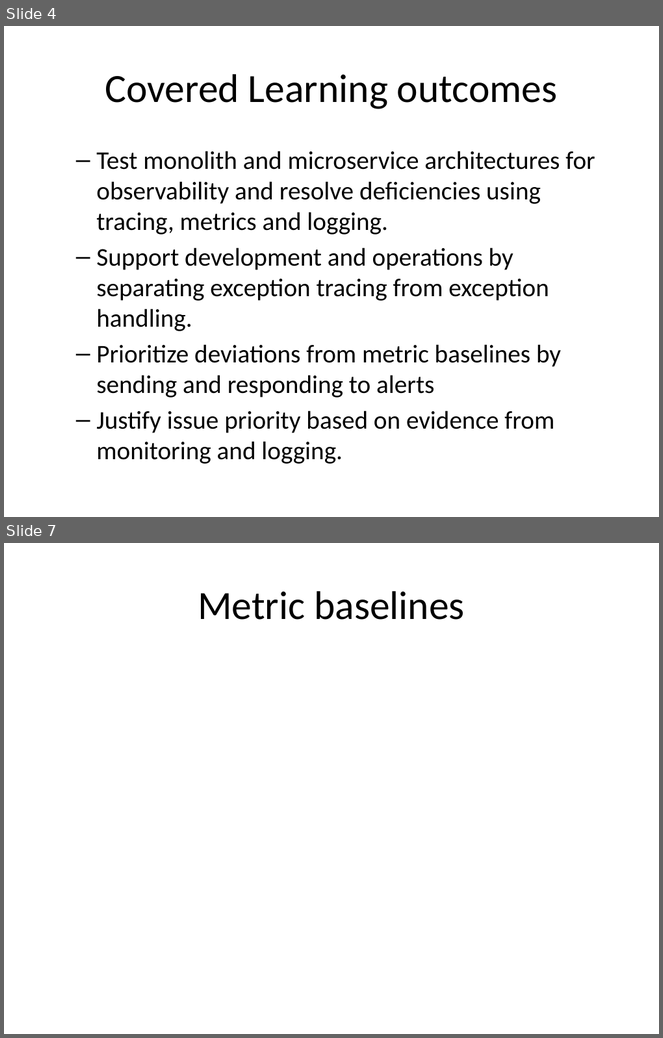
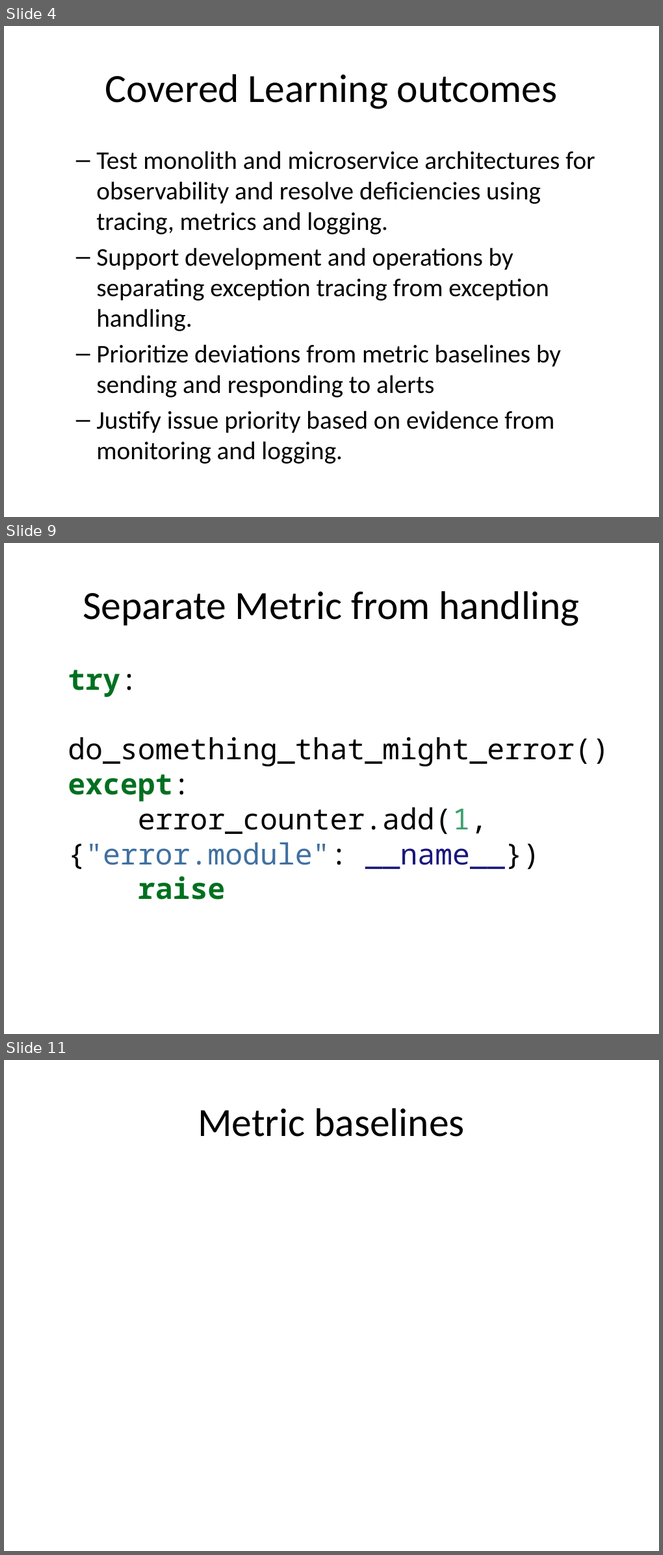
Before and after one commit to rhildred/INFO8985, a slide deck: monolith_analysis/slides.pptx. Shown one above the other, each under a label of ours: slides 4 and 7 before the commit, slides 4, 9 and 11 after it; the slides between them are not shown. The pictures are 663x1038 and 663x1555 pixels, drawn with LibreOffice and Linux fonts; fonts in the diff are those of the drawing. Boxes give left, top, right and bottom in pixels: in the first picture for what was removed or moved away, otherwise in the second. Text is boxed around its words. In the diff, an @@ line names an element or a change of style, - is before the commit and + after.

```diff
--- a/monolith_analysis/slides.pptx
+++ b/monolith_analysis/slides.pptx
@@ slide 9 added at [4,543,659,1034], background #FFFFFF @@
@@ title added at [83,591,580,626], 44 pt, text #000000 @@
+Separate Metric from handling
@@ text added at [68,670,609,900], 32 pt, text #000000 @@
+try:
+do_something_that_might_error()
+except:
+error_counter.add(1, {"error.module": __name__})
+raise
@@ what was slide 7 is now slide 11 @@
```
Also in this commit, not shown: 3 slides changed, 4 other slides added, 1 slide removed, 16 other files.
